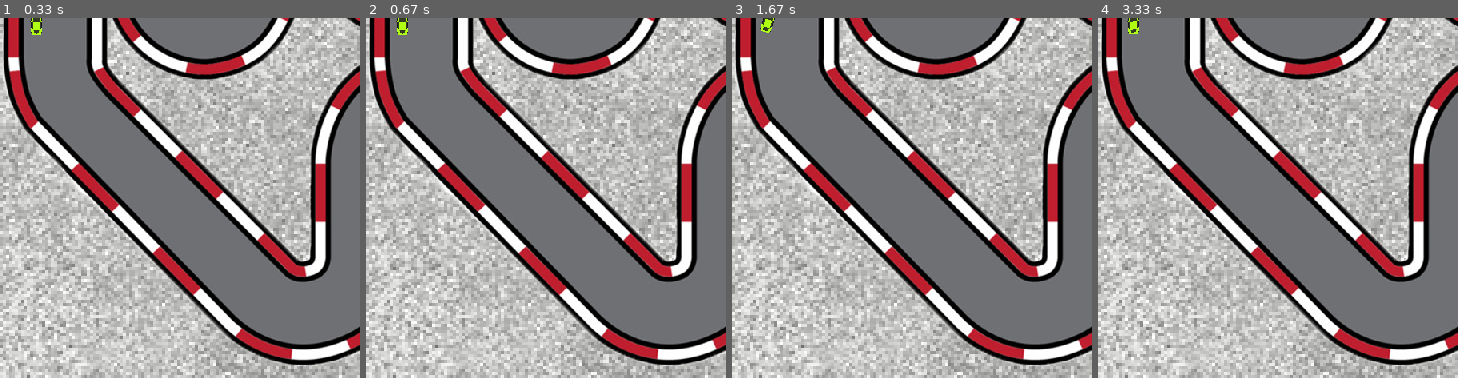
Above: before the commit, frames 1-4 (left to right).
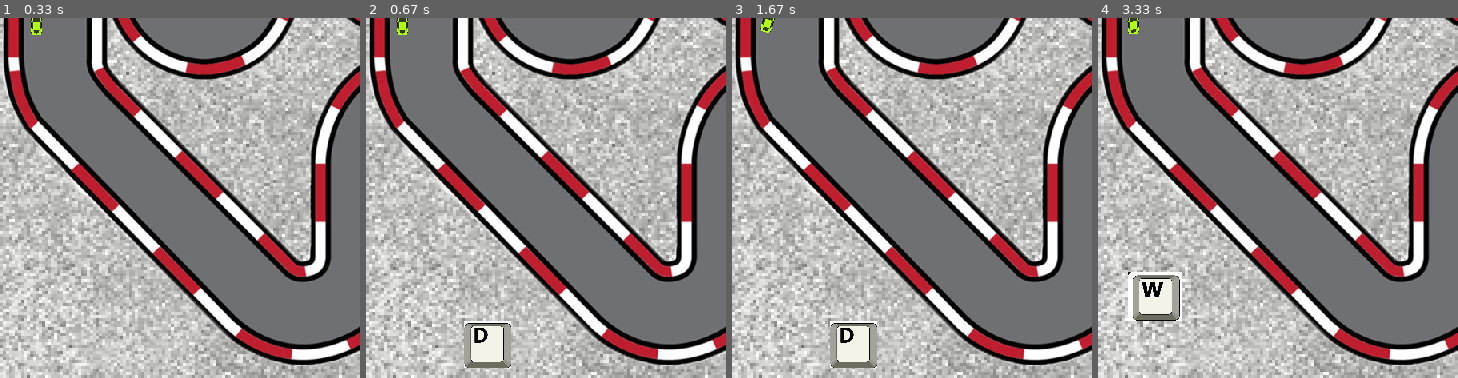
Above: after the commit, the same moments.

Repository: mxngoz/repo
Game: pygame game, started from Challenge.py
The game is run twice, just before and just after one commit, with the same random seed, the same clock (stepped at 60 frames per second) and the same inputs.
Inputs:
- Up to frame 1 (0.33 s): no input
- Up to frame 2 (0.67 s): hold D from 0.33 s (still down)
- Up to frame 3 (1.67 s): release D at 0.8 s; hold W 0.83-1.3 s; hold D from 1.33 s (still down)
- Up to frame 4 (3.33 s): release D at 1.8 s; hold A 1.83-2.37 s; hold S 2.4-2.7 s; hold A 2.73-3.13 s; hold W from 3.17 s (still down)
The pictures show only the part of the screen within x 0-50%, y 50-100%; the shares and areas given below are measured in that part.

Frame 1 is identical in both runs. In frame 2, 1.4% of the frame differs, in the area x 27-41%, y 84-98%; in frame 3, 1.4%; in frame 4, 1.7%, in the area x 8-24%, y 70-85%.

Commit message:
Controls op scherm

Diff:
--- a/Challenge.py
+++ b/Challenge.py
@@ -19,7 +19,18 @@
 GREEN_CAR = scale_img(pygame.image.load(
     os.path.join('imgs', 'green-car.png')), 0.03)
 
+W_KEY = scale_img(pygame.image.load(
+    os.path.join('imgs', 'w-key.png')), 0.2)
+A_KEY = scale_img(pygame.image.load(
+    os.path.join('imgs', 'a-key.png')), 0.2)
+S_KEY = scale_img(pygame.image.load(
+    os.path.join('imgs', 's-key.png')), 0.2)
+D_KEY = scale_img(pygame.image.load(
+    os.path.join('imgs', 'd-key.png')), 0.2)
+
+
 WIDTH, HEIGHT = RACE_TRACK.get_width(), RACE_TRACK.get_height()
+print(WIDTH, HEIGHT)
 SCREEN = pygame.display.set_mode((WIDTH, HEIGHT))
 
 FPS = 60
@@ -112,10 +123,10 @@
     def bounce(self):
 
         if self.vel > 0 and self.vel < self.max_vel / 2:
-            self.vel = -(self.vel / 1.4)
+            self.vel = -(self.vel / 1.7)
 
         elif self.vel > self.max_vel / 2 and self.vel <= self.max_vel:
-            self.vel = -self.vel / 1.3
+            self.vel = -self.vel / 1.5
 
         elif self.vel < 0:
             self.vel = -self.vel
@@ -134,7 +145,7 @@
     pygame.display.update()
 
 
-def move_player(player_car):
+def move_player(player_car, image_list):
     keys = pygame.key.get_pressed()
 
     moving_fw = False
@@ -142,35 +153,45 @@
 
     if keys[pygame.K_a]:
         player_car.rotate(left=True)
+        image_list.append((A_KEY, (0, 720 - 60)))
 
     if keys[pygame.K_d]:
         player_car.rotate(right=True)
+        image_list.append((D_KEY, (98, 720 - 60)))
 
     if keys[pygame.K_w]:
         moving_fw = True
         player_car.move_forward()
+        image_list.append((W_KEY, (30, 720 - 60 - 49)))
 
     if player_car.vel > 0 and not moving_fw:
         player_car.drag()
 
     if keys[pygame.K_s]:
         moving_bw = True
+
         if player_car.vel > 0:
             player_car.brake()
 
         elif player_car.vel <= 0:
             player_car.move_backwards()
 
+        image_list.append((S_KEY, (50, 720 - 60)))
+
     if player_car.vel < 0 and not moving_bw:
         player_car.drag()
 
-
-images = [(GRASS, (0, 0)), (RACE_TRACK, (0, 0))]
+    return image_list
+
+
 player_car = PlayerCar(2.5, 2.5)
 
 
 playing = True
 while playing:
+    images = [(GRASS, (0, 0)), (RACE_TRACK, (0, 0))]
+    images = move_player(player_car, images)
+
     clock.tick(FPS)
 
     draw(SCREEN, images, player_car)
@@ -179,7 +200,6 @@
         if event.type == pygame.QUIT:
             playing = False
 
-    move_player(player_car)
     if player_car.collide(RACE_TRACK_BORDER_MASK) != None:
         player_car.bounce()
 
Binary file added: imgs/a-key.png
Binary file added: imgs/d-key.png
Binary file added: imgs/s-key.png
Binary file added: imgs/w-key.png
